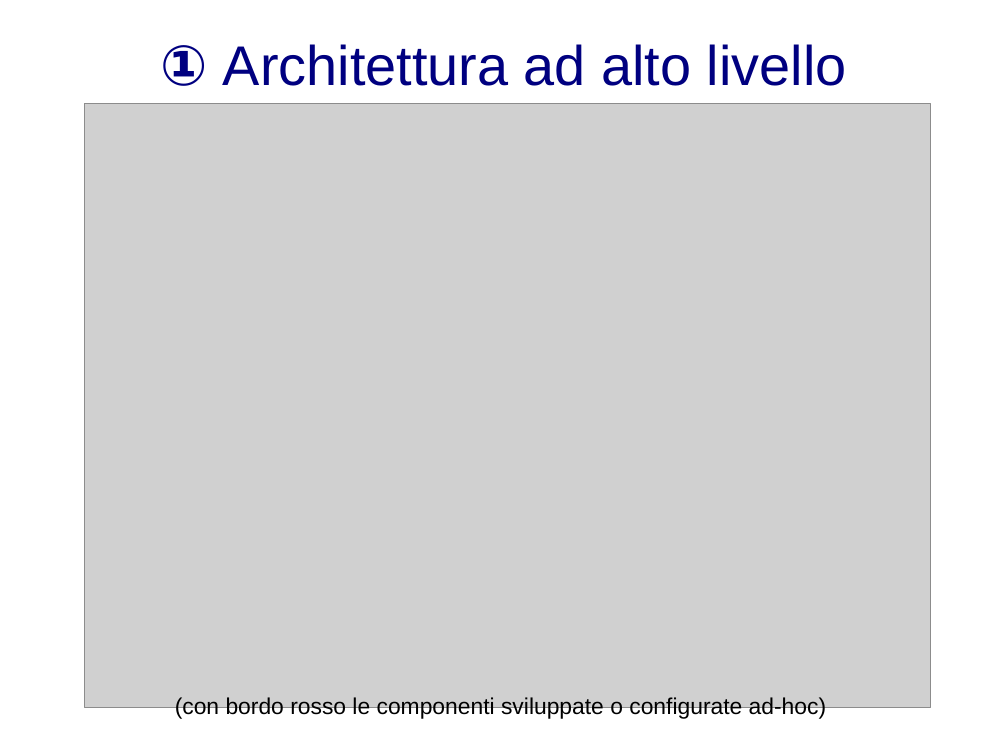
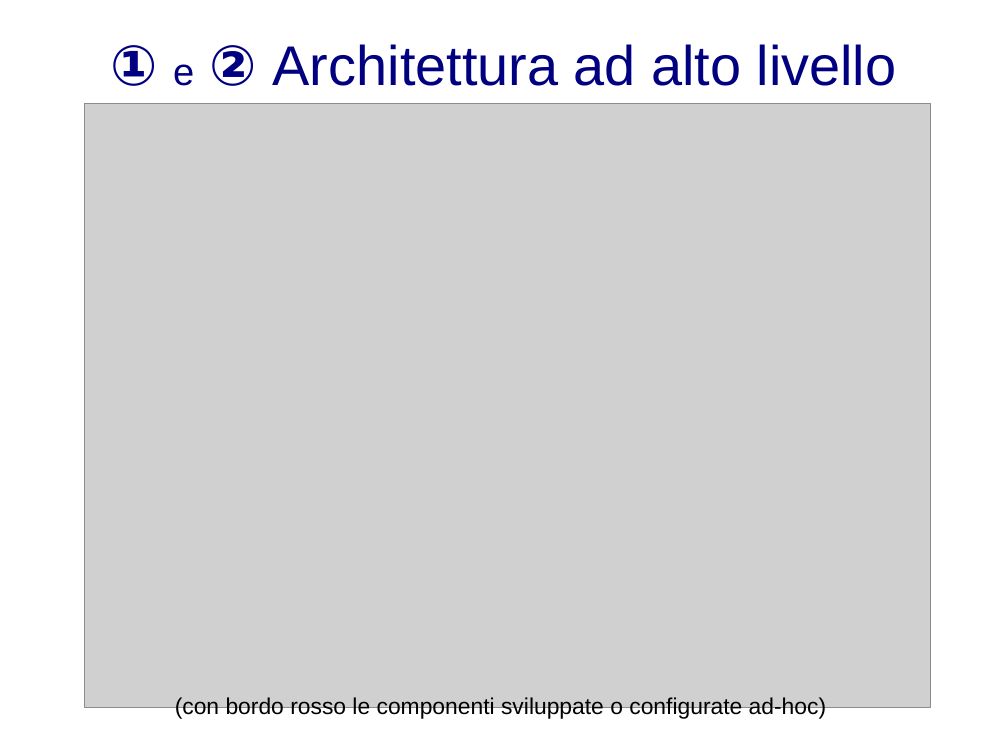
Before and after one commit to biancini/Shibboleth-Authentication, a slide deck: slide 6 of documentation/ShibbolethExtensions.pptx (slide 5 before the commit). Drawn at 1008x756 pixels with LibreOffice and Linux fonts; fonts in the diff are those of the drawing; grey boxes stand for pictures; background and template pictures are left out. Boxes give left, top, right and bottom in pixels: in the first picture for what was removed or moved away, otherwise in the second. Text is boxed around its words. In the diff, an @@ line names an element or a change of style, - is before the commit and + after.

```diff
--- a/documentation/ShibbolethExtensions.pptx
+++ b/documentation/ShibbolethExtensions.pptx
@@ text at bbox=[110, 44, 897, 86]: text changed @@
-① Architettura ad alto livello
+① e ② Architettura ad alto livello
```
Also in this commit, not shown: 8 other slides changed, 2 slides added.
